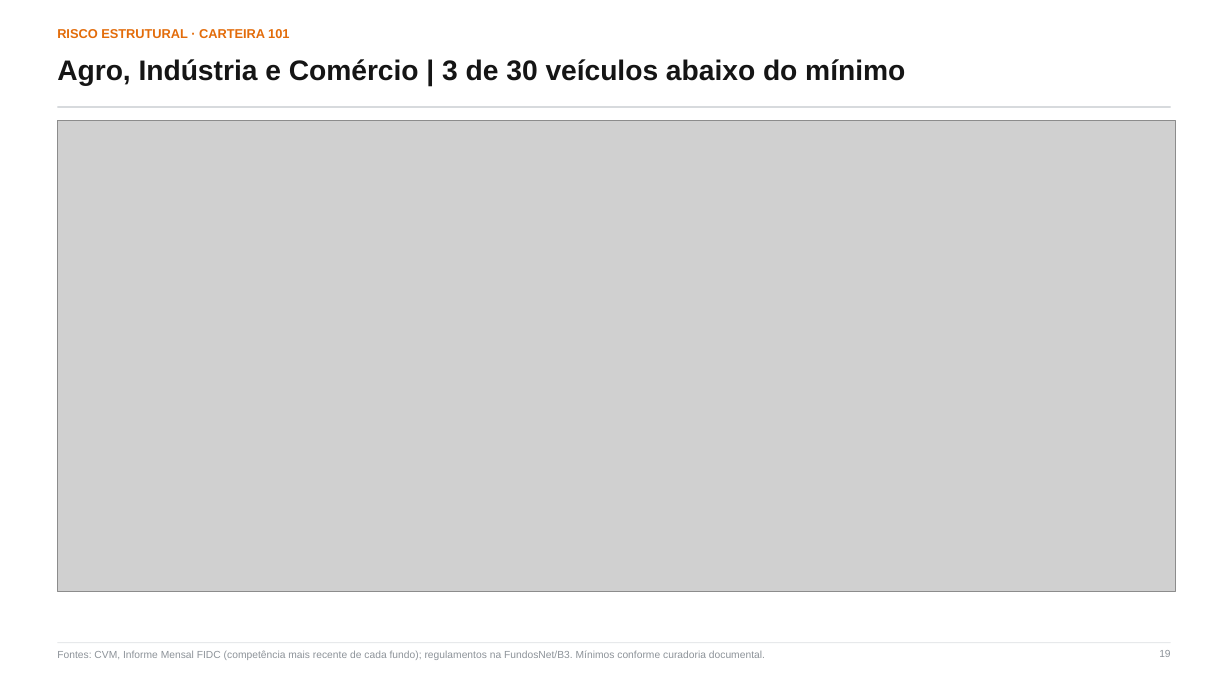
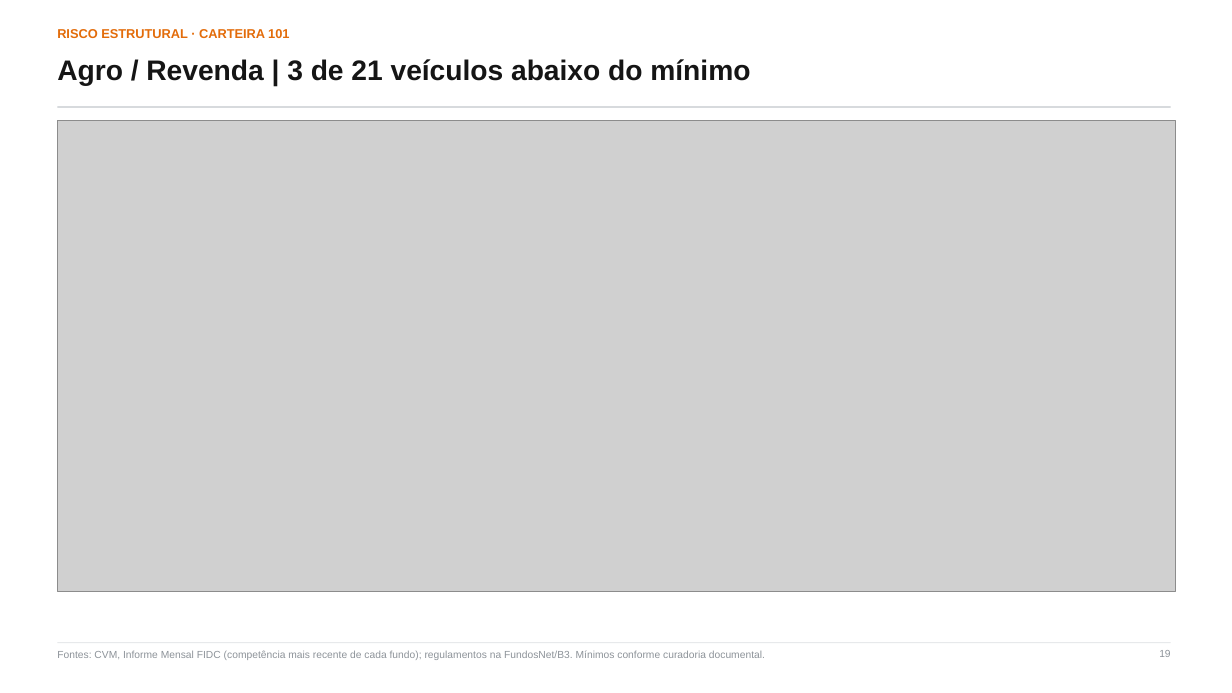
Before and after one commit to abalroar/fidc, a slide deck: slide 19 of outputs/deck_unificado/Panorama_FIDCs_com_Ranking_ANBIMA.pptx. Drawn at 1232x693 pixels with LibreOffice and Linux fonts; fonts in the diff are those of the drawing; grey boxes stand for pictures. Boxes give left, top, right and bottom in pixels: in the first picture for what was removed or moved away, otherwise in the second. Text is boxed around its words. In the diff, an @@ line names an element or a change of style, - is before the commit and + after.

```diff
--- a/outputs/deck_unificado/Panorama_FIDCs_com_Ranking_ANBIMA.pptx
+++ b/outputs/deck_unificado/Panorama_FIDCs_com_Ranking_ANBIMA.pptx
@@ text at [57,59,750,86]: text changed @@
-Agro, Indústria e Comércio | 3 de 30 veículos abaixo do mínimo
+Agro / Revenda | 3 de 21 veículos abaixo do mínimo
```
Also in this commit, not shown: 16 other slides changed, 1 slide added, 7 other files.
